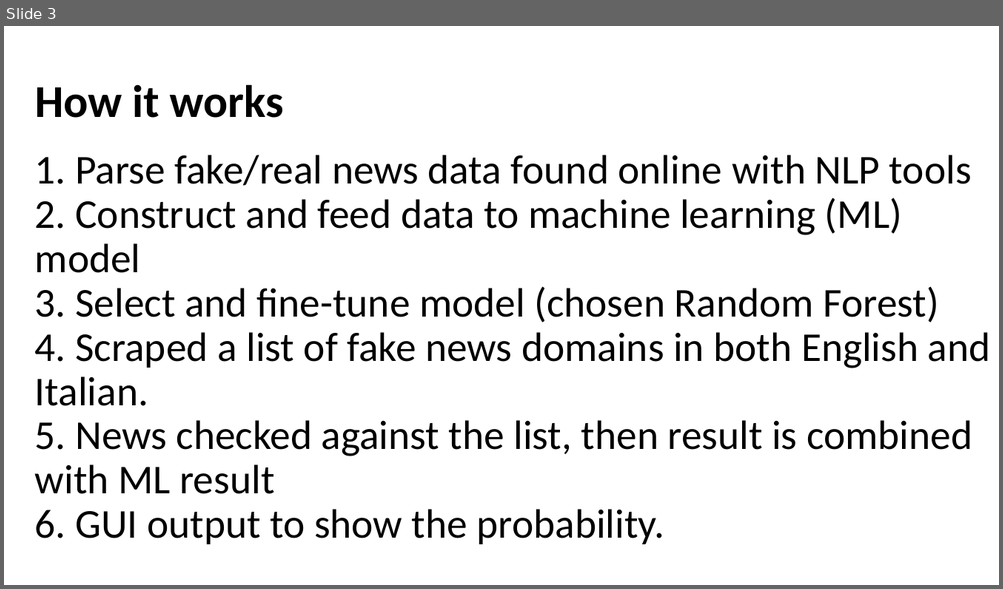
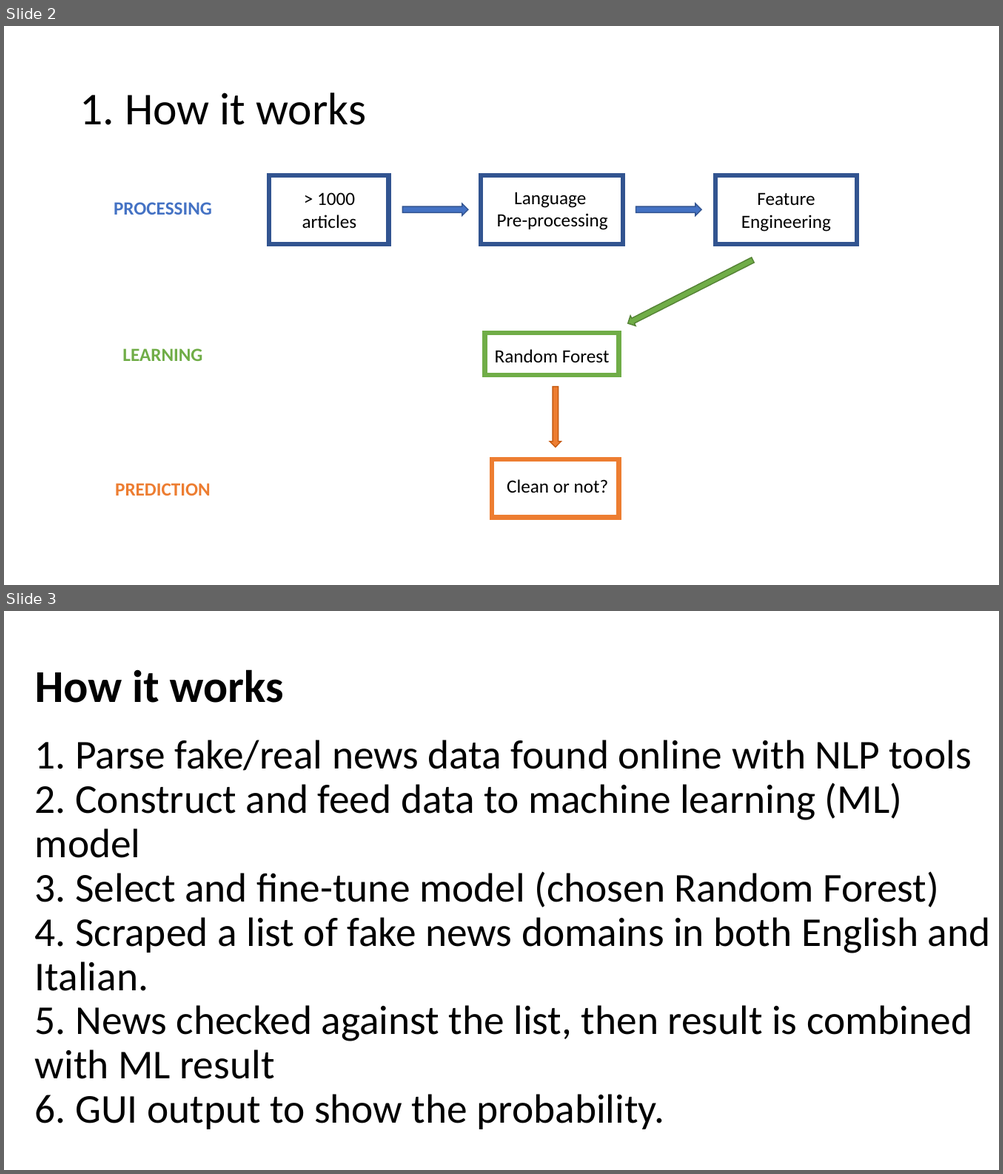
Before and after one commit to universvm/CleanTheBurgh, a slide deck: leo-modified.pptx. Shown one above the other, each under a label of ours: slide 3 before the commit, slides 2 and 3 after it. The pictures are 1003x589 and 1003x1174 pixels, drawn with LibreOffice and Linux fonts; fonts in the diff are those of the drawing. Boxes give left, top, right and bottom in pixels: in the first picture for what was removed or moved away, otherwise in the second. Text is boxed around its words. In the diff, an @@ line names an element or a change of style, - is before the commit and + after.

Commit message:
modify presentation

```diff
--- a/leo-modified.pptx
+++ b/leo-modified.pptx
@@ slide 2 added at bbox=[4, 26, 999, 585], background #FFFFFF @@
@@ title added at bbox=[79, 93, 366, 125], 44 pt, text #000000 @@
+1. How it works
@@ rectangle added at bbox=[269, 175, 388, 244], outline #325491 4.5 pt @@
@@ rectangle added at bbox=[481, 175, 623, 244], outline #325491 4.5 pt @@
@@ rectangle added at bbox=[715, 175, 856, 244], outline #325491 4.5 pt @@
@@ text added at bbox=[114, 202, 212, 215], 18 pt, text #4472C4, bold @@
+PROCESSING
@@ text added at bbox=[302, 192, 357, 228], 18 pt, text #000000 @@
+> 1000 articles
@@ text added at bbox=[497, 192, 608, 230], 18 pt, text #000000 @@
+Language
+Pre-processing
@@ text added at bbox=[741, 192, 831, 232], 18 pt, text #000000 @@
+Feature
+Engineering
@@ right arrow added at bbox=[402, 204, 468, 215], fill #4472C4, outline #325491 1 pt @@
@@ right arrow added at bbox=[636, 204, 702, 215], fill #4472C4, outline #325491 1 pt @@
@@ right arrow added at bbox=[626, 255, 756, 329], fill #70AD47, outline #548235 1 pt @@
@@ rectangle added at bbox=[484, 333, 619, 376], outline #70AD47 4.5 pt @@
@@ text added at bbox=[122, 349, 202, 361], 18 pt, text #70AD47, bold @@
+LEARNING
@@ text added at bbox=[495, 349, 609, 363], 18 pt, text #000000 @@
+Random Forest
@@ right arrow added at bbox=[549, 387, 560, 448], fill #ED7D31, outline #C55A11 1 pt @@
@@ rectangle added at bbox=[492, 460, 619, 518], outline #ED7D31 4.5 pt @@
@@ text added at bbox=[115, 483, 210, 496], 18 pt, text #ED7D31, bold @@
+PREDICTION
@@ text added at bbox=[506, 480, 609, 493], 18 pt, text #000000 @@
+Clean or not?
```
Also in this commit, not shown: 1 other slide added, 1 slide removed, 1 other file.
